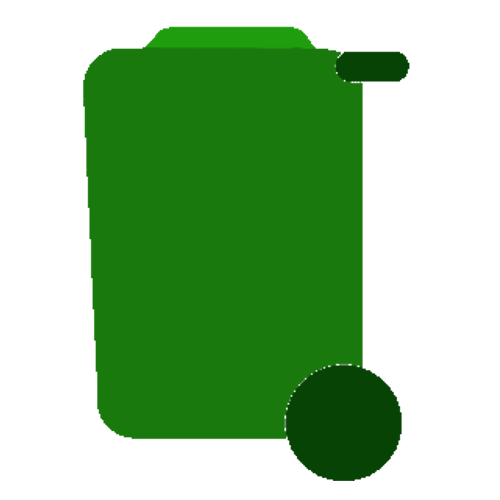
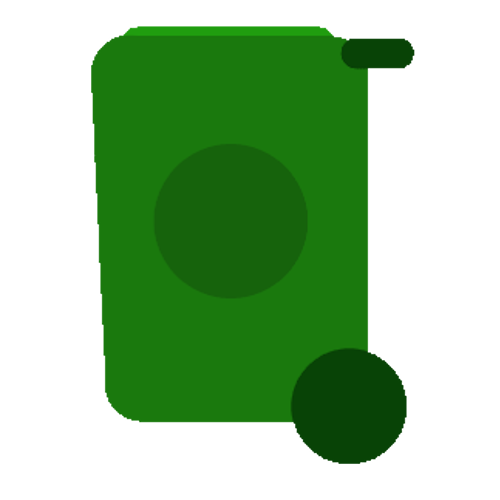
Layered file, before and after one edit (500x500). Changes by layer:
renamed "trash" to "trash can", painted on it over [83, 26, 415, 481]
